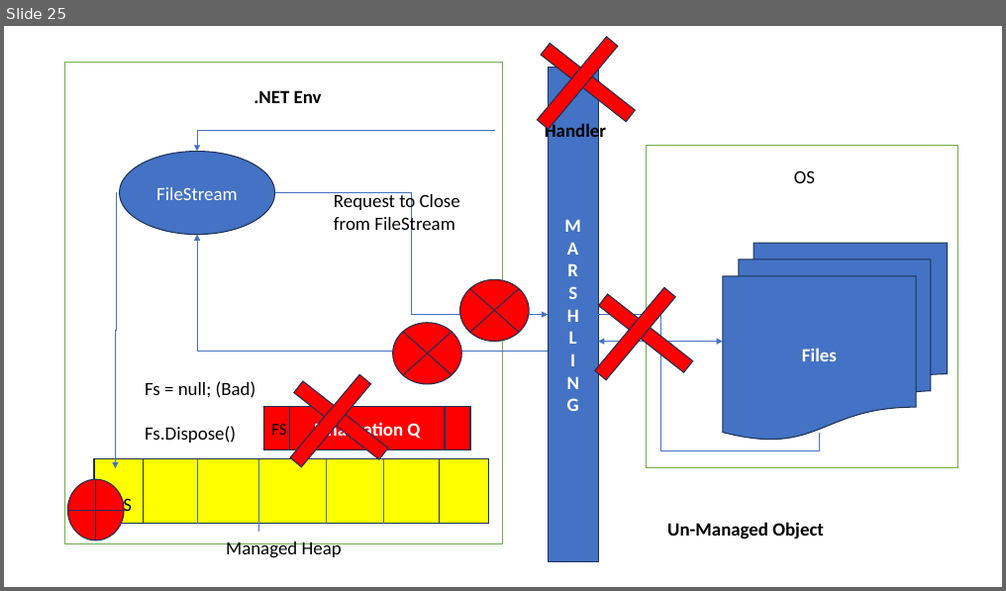
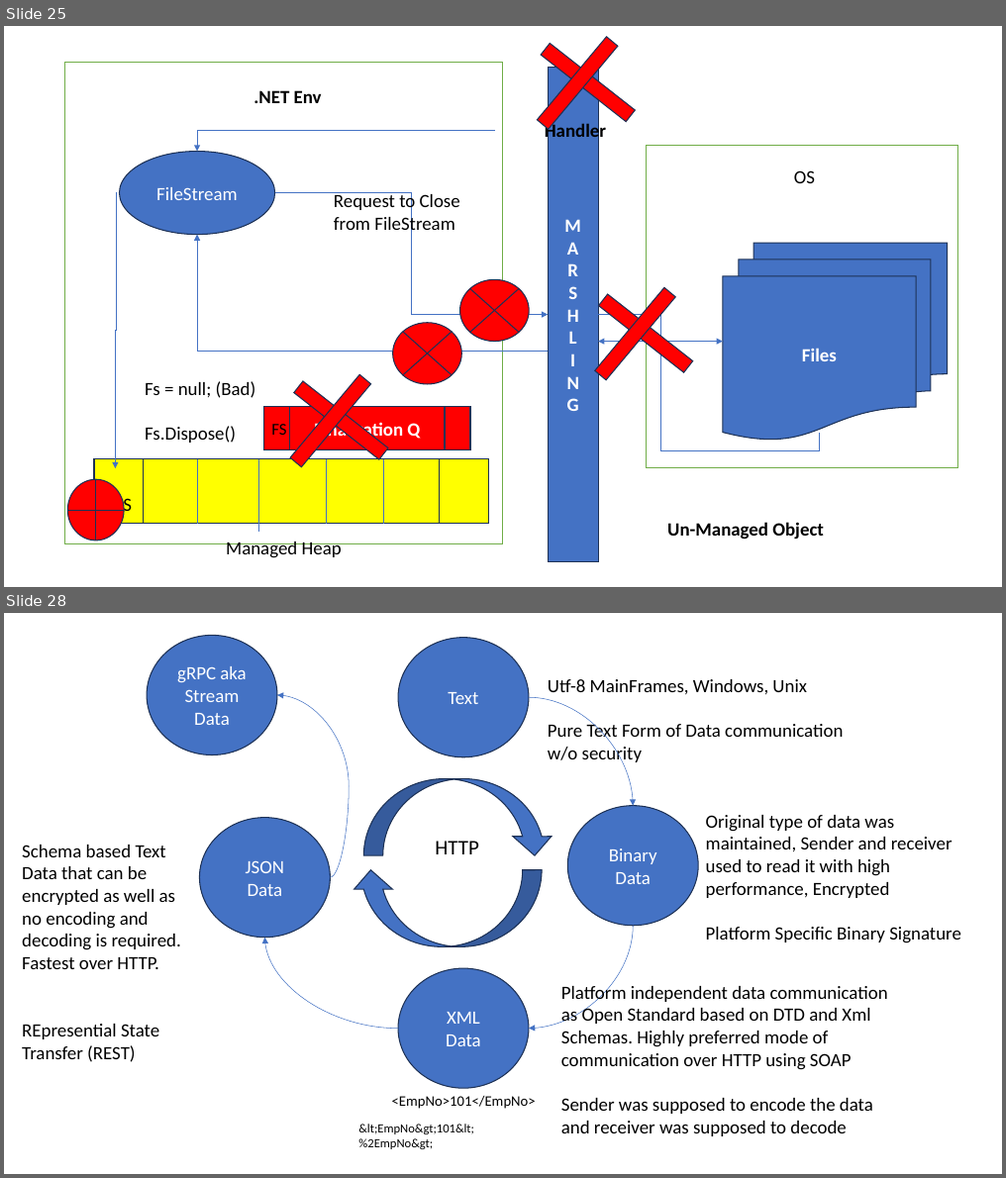
Before and after one commit to maheshsabnis/NetAppsNice, a slide deck: ppts.pptx. Shown one above the other, each under a label of ours: slide 25 before the commit, slides 25 and 28 after it; the slides between them are not shown. The pictures are 1006x591 and 1006x1178 pixels, drawn with LibreOffice and Linux fonts; fonts in the diff are those of the drawing. Boxes give left, top, right and bottom in pixels: in the first picture for what was removed or moved away, otherwise in the second. Text is boxed around its words. In the diff, an @@ line names an element or a change of style, - is before the commit and + after.

```diff
--- a/ppts.pptx
+++ b/ppts.pptx
@@ slide 28 added at (x1=4, y1=613, x2=1002, y2=1174), background #FFFFFF @@
@@ ellipse added at (x1=147, y1=636, x2=277, y2=756), fill #4472C4, outline #1E3256 1 pt, 18 pt, text #FFFFFF @@
+gRPC aka Stream
+Data
@@ ellipse added at (x1=399, y1=638, x2=529, y2=758), fill #4472C4, outline #1E3256 1 pt, 18 pt, text #FFFFFF @@
+Text
@@ curved arrow added from (331, 877) to (277, 695), #4472C4 0.5 pt @@
@@ curved arrow added from (529, 697) to (633, 805), #4472C4 0.5 pt @@
@@ text added at (x1=548, y1=679, x2=843, y2=764), 18 pt, text #000000 @@
+Utf-8 MainFrames, Windows, Unix
+Pure Text Form of Data communication w/o security
@@ curved down arrow added at (x1=364, y1=779, x2=554, y2=857), fill #4472C4, outline #1E3256 1 pt @@
@@ ellipse added at (x1=199, y1=817, x2=330, y2=937), fill #4472C4, outline #1E3256 1 pt, 18 pt, text #FFFFFF @@
+JSON
+Data
@@ ellipse added at (x1=567, y1=805, x2=698, y2=925), fill #4472C4, outline #1E3256 1 pt, 18 pt, text #FFFFFF @@
+Binary
+Data
@@ text added at (x1=706, y1=815, x2=961, y2=944), 18 pt, text #000000 @@
+Original type of data was maintained, Sender and receiver used to read it with high performance, Encrypted
+Platform Specific Binary Signature
@@ text added at (x1=22, y1=845, x2=181, y2=1062), 18 pt, text #000000 @@
+Schema based Text Data that can be encrypted as well as no encoding and decoding is required. Fastest over HTTP.
+REpresential State Transfer (REST)
@@ text added at (x1=435, y1=841, x2=479, y2=855), 20 pt, text #000000 @@
+HTTP
@@ curved down arrow added at (x1=351, y1=870, x2=542, y2=948), fill #4472C4, outline #1E3256 1 pt @@
@@ curved arrow added from (399, 1029) to (264, 938), #4472C4 0.5 pt @@
@@ curved arrow added from (633, 926) to (529, 1029), #4472C4 0.5 pt @@
@@ ellipse added at (x1=399, y1=968, x2=529, y2=1088), fill #4472C4, outline #1E3256 1 pt, 18 pt, text #FFFFFF @@
+XML
+Data
@@ text added at (x1=561, y1=983, x2=888, y2=1137), 18 pt, text #000000 @@
+Platform independent data communication as Open Standard based on DTD and Xml Schemas. Highly preferred mode of communication over HTTP using SOAP
+Sender was supposed to encode the data and receiver was supposed to decode
@@ text added at (x1=392, y1=1096, x2=536, y2=1109), 14 pt, text #000000 @@
+<EmpNo>101</EmpNo>
@@ text added at (x1=358, y1=1124, x2=474, y2=1150), 12 pt, text #000000 @@
+&lt;EmpNo&gt;101&lt;%2EmpNo&gt;
```
Also in this commit, not shown: 2 other slides added, 17 other files.
